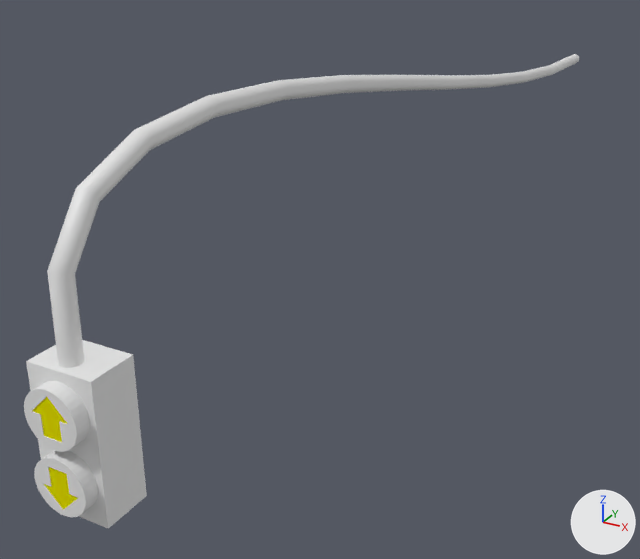
What one commit did to the Blender file NotForBroadcastPOC-Sourcetree/Assets/Blender Files/- Interactive/Blinds Controller.blend.
One viewpoint serves both versions: a 50 mm camera at (0.592, -0.572, 0.596) aimed at (-0.143, 0.765, -0.073). Every picture has the same lights, and +X, +Y and +Z are marked at lower right.

The older version as bpy lines, for what is in view:
```python
ob_beziercircle = bpy.data.objects.new('BezierCircle', cu_beziercircle)
ob_beziercircle.location = (-0.00232, 0.0, 0.041)
ob_beziercircle.scale = (-0.0129, -0.0129, -0.0129)
ob_beziercurve = bpy.data.objects.new('BezierCurve', cu_beziercurve)
ob_beziercurve.location = (-0.002, 0.993, 0.162)
ob_beziercurve.rotation_euler = (1.571, 0.0, 1.571)  # degrees (90, 0, 90)
ob_box = bpy.data.objects.new('Box', me_cube)
ob_box.location = (0.0, 0.003, -0.012)
ob_down_button = bpy.data.objects.new('DOWN Button', me_cylinder_002)
ob_down_button.location = (0.0, -0.018, 0.036)
ob_down_button.rotation_euler = (0.0, 3.142, 0.0)  # degrees (0, 180, 0)
ob_up_button = bpy.data.objects.new('UP Button', me_cylinder)
ob_up_button.location = (0.0, -0.018, 0.117)
```
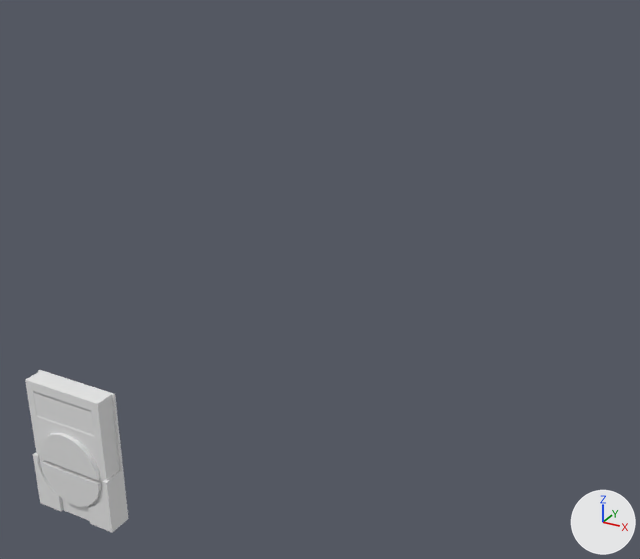
Edits to the scene script, one JSON object a line:
```json
{"block": "me_cylinder_002", "where": "# used by ob_down_button; location = (0.0, -0.018, 0.036); rotation_euler = (0.0, 3.142, 0.0), in degrees (0, 180, 0)"}
{"op": "remove", "block": "me_cylinder_002", "code": "me_cylinder_002.from_pydata(...)  # 78 vertices, 43 faces; spans x -0.0347..0.0347, y -0.0283..0.0283, z -0.0347..0.0347"}
{"op": "remove", "block": "me_cylinder_002", "code": "me_cylinder_002.materials.append(mat_material_001)  # white #e7e7e7"}
{"op": "remove", "block": "me_cylinder_002", "code": "me_cylinder_002.materials.append(mat_arrow)  # yellow #e7e200"}
{"op": "add", "block": "me_cylinder_002", "code": "me_cylinder_002.from_pydata(...)  # 36 vertices, 49 faces; spans x -0.04..0.04, y -0.0174..0.0226, z -0.0044..0.0044"}
{"block": "me_cylinder_002", "change": "me_cylinder_002 part 2: the whole mesh is rebuilt"}
{"block": "me_cylinder", "where": "# used by ob_up_button; location = (0.0, -0.018, 0.117)"}
{"op": "remove", "block": "me_cylinder", "code": "me_cylinder.from_pydata(...)  # 78 vertices, 43 faces; spans x -0.0347..0.0347, y -0.0283..0.0283, z -0.0347..0.0347"}
{"op": "remove", "block": "me_cylinder", "code": "me_cylinder.materials.append(mat_material_001)  # white #e7e7e7"}
{"op": "remove", "block": "me_cylinder", "code": "me_cylinder.materials.append(mat_arrow)  # yellow #e7e200"}
{"op": "add", "block": "me_cylinder", "code": "me_cylinder.from_pydata(...)  # 36 vertices, 49 faces; spans x -0.04..0.04, y -0.0226..0.0174, z -0.0044..0.0044"}
{"block": "me_cylinder", "change": "me_cylinder part 1: the whole mesh is rebuilt"}
{"block": "me_cube", "where": "me_cube.from_pydata(...)  # 8 vertices, 6 faces; spans x -0.043..0.043, y -0.031..0.031, z 0.0..0.175"}
{"block": "me_cube", "where": "# used by ob_box; location = (0.0, 0.003, -0.012)"}
{"block": "me_cube", "change": "me_cube part 3: the whole mesh is scaled about the mesh origin by (1.13, 0.319, 0.87)"}
{"op": "add", "block": "me_holder", "code": ["me_holder = bpy.data.meshes.new('Holder')", "me_holder.from_pydata(...)  # 84 vertices, 68 faces; spans x -0.043..0.043, y -0.013..0.013, z 0.0..0.152", "me_holder.materials.append(mat_material)  # white #e7e7e7"]}
{"op": "remove", "block": "ob_beziercircle", "code": ["ob_beziercircle = bpy.data.objects.new('BezierCircle', cu_beziercircle)", "ob_beziercircle.location = (-0.00232, 0.0, 0.041)", "ob_beziercircle.scale = (-0.0129, -0.0129, -0.0129)"]}
{"op": "remove", "block": "ob_beziercurve", "code": ["ob_beziercurve = bpy.data.objects.new('BezierCurve', cu_beziercurve)", "ob_beziercurve.location = (-0.002, 0.993, 0.162)", "ob_beziercurve.rotation_euler = (1.571, 0.0, 1.571)  # degrees (90, 0, 90)"]}
{"op": "set", "path": "ob_down_button.location", "old": "(0.0, -0.018, 0.036)", "new": "(0.0, -0.028, 0.023)"}
{"op": "set", "path": "ob_down_button.rotation_euler", "old": "(0.0, 3.142, 0.0)", "new": "(1.571, 0.0, 0.0)", "note": "degrees (0, 180, 0) -> degrees (90, 0, 0)"}
{"op": "set", "path": "ob_up_button.location", "old": "(0.0, -0.018, 0.117)", "new": "(0.0, -0.028, 0.073)"}
{"op": "set", "path": "ob_up_button.rotation_euler", "old": "(0.0, 0.0, 0.0)", "new": "(1.571, 0.0, 0.0)", "note": "degrees (0, 0, 0) -> degrees (90, 0, 0)"}
{"op": "set", "path": "ob_box.location", "old": "(0.0, 0.003, -0.012)", "new": "(0.0, -0.018, -0.012)"}
{"op": "add", "block": "ob_holder", "code": ["ob_holder = bpy.data.objects.new('Holder', me_holder)", "ob_holder.location = (0.0, -0.018, -0.012)", "ob_holder.scale = (1.17, 1.0, 1.0)"]}
```

Changed parts and their boxes [x1, y1, x2, y2] in the pictures (640 x 559 px):
```json
{"object": "BezierCurve", "change": "deleted", "before": [47, 54, 579, 368]}
{"object": "Box", "change": "mesh rescaled, moved", "before": [26, 340, 147, 529], "after": [25, 371, 120, 521], "on screen": "21% narrower, 21% shorter"}
{"object": "UP Button", "change": "reshaped, moved, turned", "before": [24, 381, 90, 452], "after": [39, 433, 100, 480]}
{"object": "DOWN Button", "change": "reshaped, moved, turned", "before": [34, 450, 98, 517], "after": [40, 460, 101, 507]}
{"object": "Holder", "change": "added", "after": [33, 370, 128, 533]}
```
